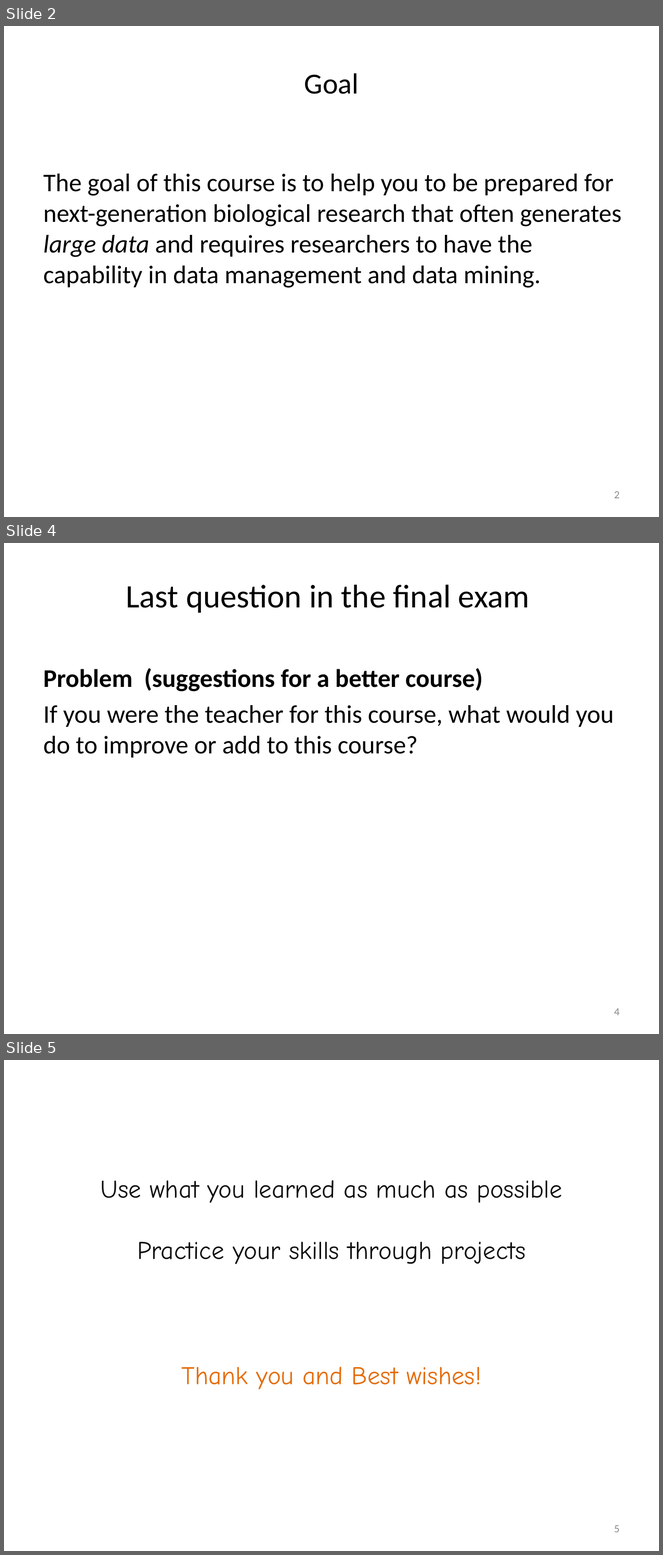
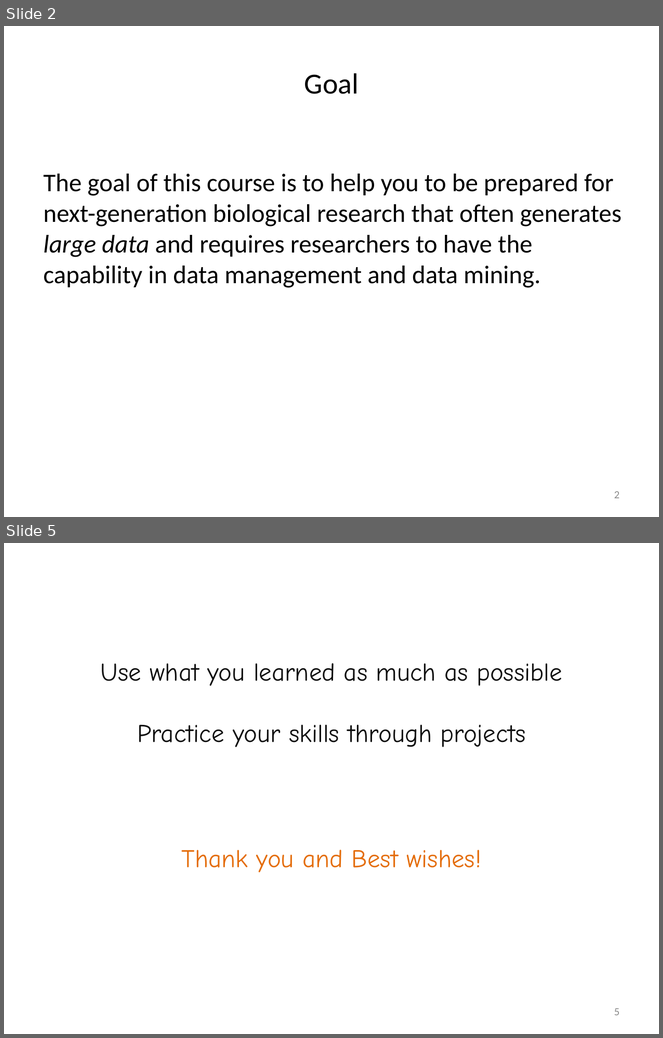
Before and after one commit to liu3zhenlab/teaching, a slide deck: PLPTH813Bioinformatis/2023/lectures/lecture18_closing.pptx. Shown one above the other, each under a label of ours: slides 2, 4 and 5 before the commit, slides 2 and 5 after it; the slides between them are not shown. The pictures are 663x1555 and 663x1038 pixels, drawn with LibreOffice and Linux fonts; fonts in the diff are those of the drawing. Boxes give left, top, right and bottom in pixels: in the first picture for what was removed or moved away, otherwise in the second. Text is boxed around its words. In the diff, an @@ line names an element or a change of style, - is before the commit and + after.

```diff
--- a/PLPTH813Bioinformatis/2023/lectures/lecture18_closing.pptx
+++ b/PLPTH813Bioinformatis/2023/lectures/lecture18_closing.pptx
@@ slide 4 removed at (4, 543, 659, 1034), background #FFFFFF @@
@@ title removed at (126, 585, 530, 613) @@
-Last question in the final exam
@@ text removed at (44, 668, 614, 758) @@
-Problem (suggestions for a better course)
-If you were the teacher for this course, what would you do to improve or add to this course?
@@ page number removed at (614, 1008, 620, 1016) @@
-4
```
Also in this commit, not shown: 2 slides changed, 1 slide added, 1 other file.
